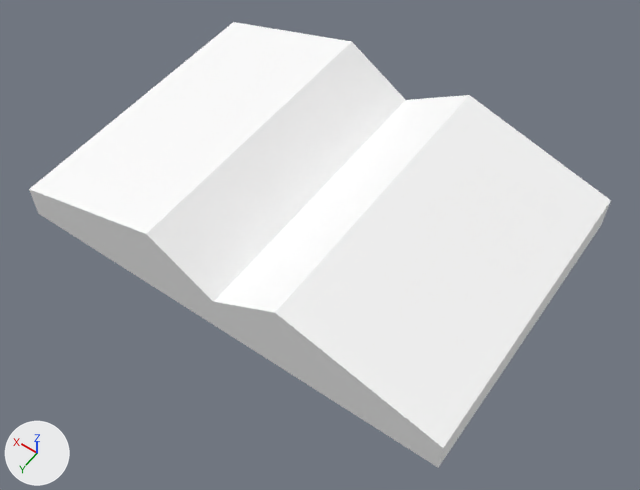
Renders of the glTF model assets/synty/simple_fantasy_interiors/models/SM_Prop_Book_Open_01.glb from each side of a commit.
One viewpoint serves both versions: a 50 mm lens placed at (-0.00504, 0.00702, 0.01042), pointed at (-0.00038, 0.0005, 0.00016). The axes (+X, +Y, +Z) are drawn at lower left. The lights are the same throughout.

Objects in the first picture: 'SM_Prop_Book_Open_01'.
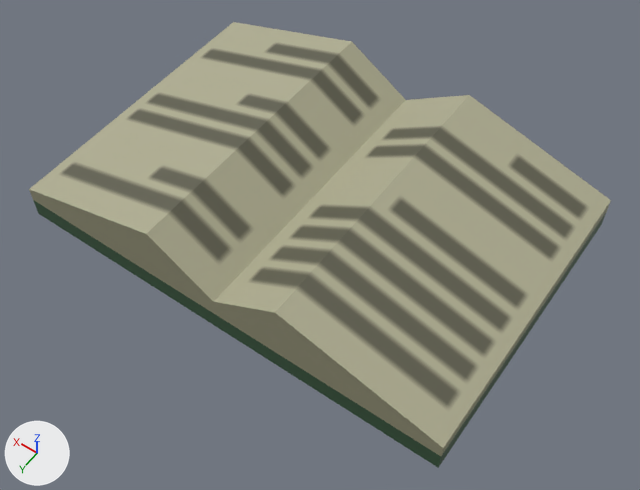
Location of each change, (x1, y1, x2, y2) in pixels of the pictures (640 x 490 px):
'SM_Prop_Book_Open_01', surface changed: (29, 22, 611, 468) in both

What changed in the scene script:
```text
Add img_simplefantasyinteriorstexture:
    img_simplefantasyinteriorstexture = load_image('SimpleFantasyInteriorsTexture', '_unpacked/SimpleFantasyInteriorsTexture', 1024, 1024, 'sRGB')
Change mat_lambert1:
    remove mat_lambert1.base_color = (1.0, 1.0, 1.0)  # white #ffffff
    add mat_lambert1.texture = img_simplefantasyinteriorstexture
```
